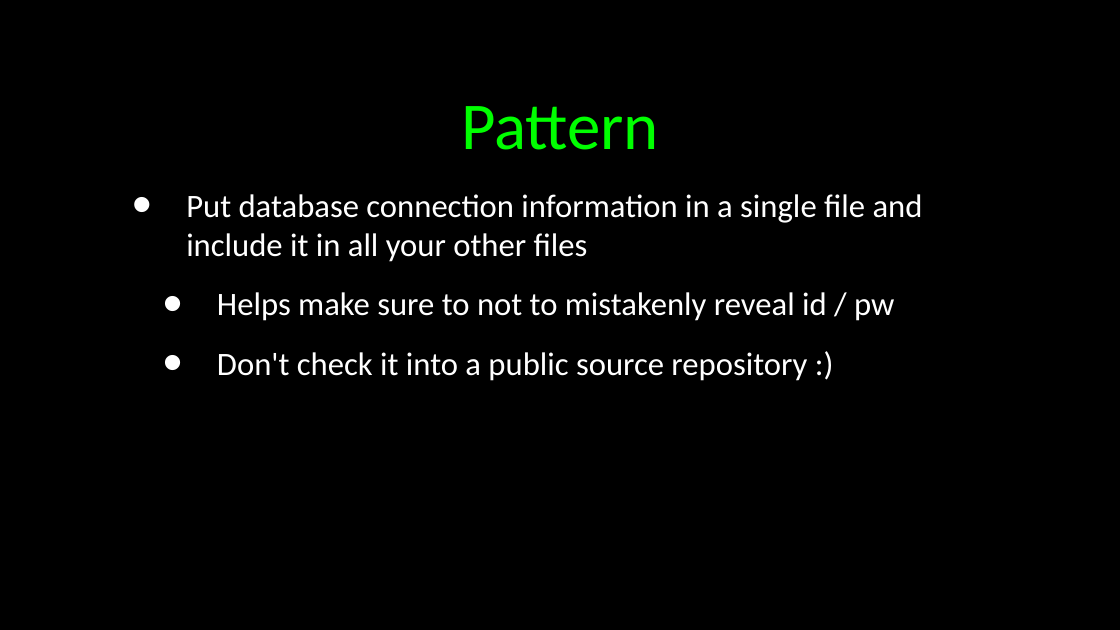
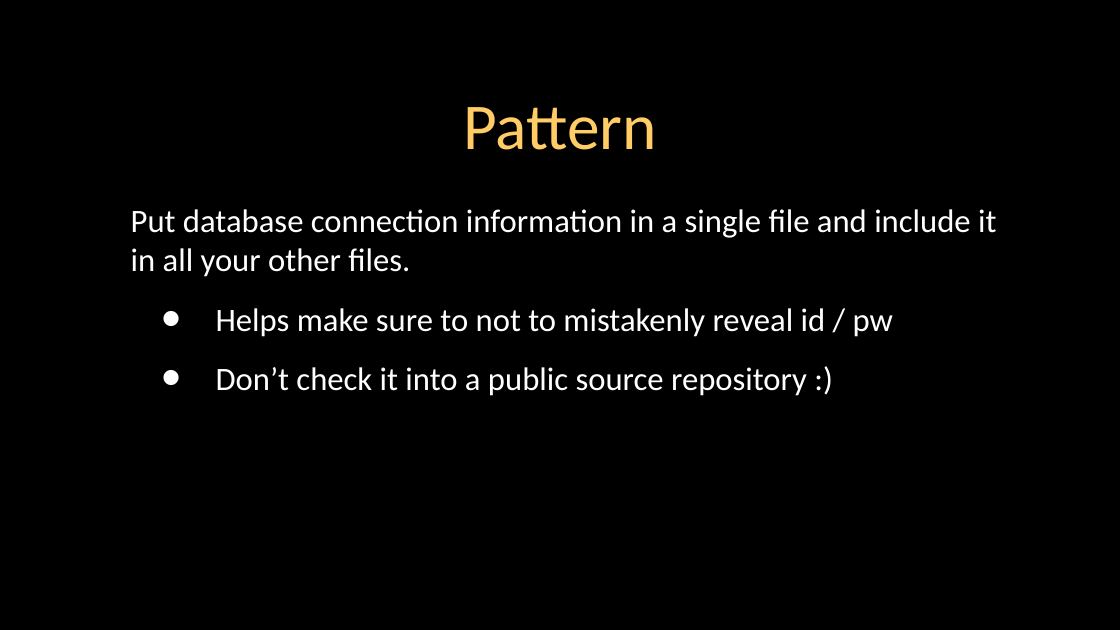
Before and after one commit to csev/wa4e, a slide deck: slide 13 of lectures/PHP-06-MySQL-PDO.ppt. Drawn at 1120x630 pixels with LibreOffice and Linux fonts; fonts in the diff are those of the drawing. Boxes give left, top, right and bottom in pixels: in the first picture for what was removed or moved away, otherwise in the second. Text is boxed around its words. In the diff, an @@ line names an element or a change of style, - is before the commit and + after.

```diff
--- a/lectures/PHP-06-MySQL-PDO.ppt
+++ b/lectures/PHP-06-MySQL-PDO.ppt
@@ title "Pattern" at <box>463,107,656,150</box>: size 43 to 42 pt, text colour #00FF00 to #FFCC66 @@
@@ text "Put database connection information in ...": place and size @@
-text "Put database connection information in ..." at <box>186,194,923,381</box>
+text "Put database connection information in ..." at <box>131,209,996,396</box>
@@ text at <box>131,209,996,277</box>: text changed @@
-• Put database connection information in a single file and include it in all your other files
+Put database connection information in a single file and include it in all your other files.
@@ text at <box>216,367,807,396</box>: text changed @@
-  • Don't check it into a public source repository :)
+  • Don’t check it into a public source repository :)
```
Also in this commit, not shown: 44 other slides changed, 3 other files.
